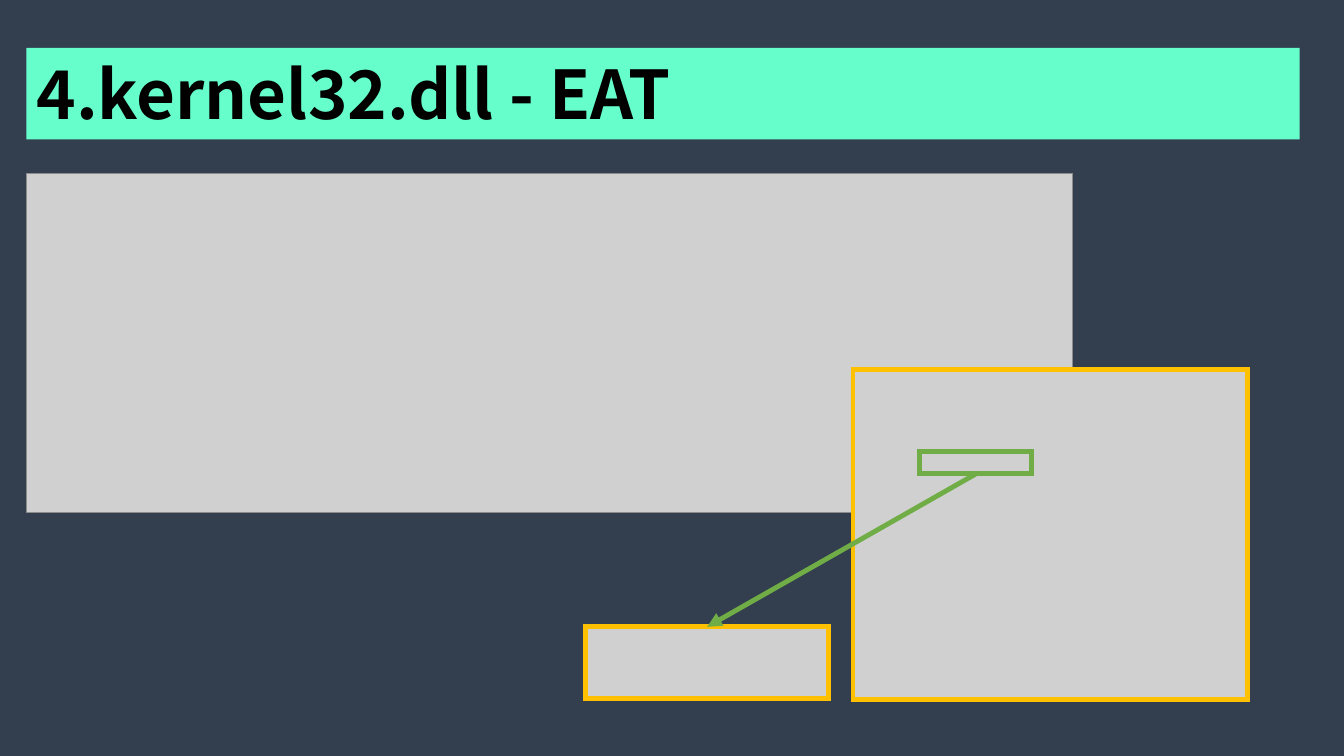
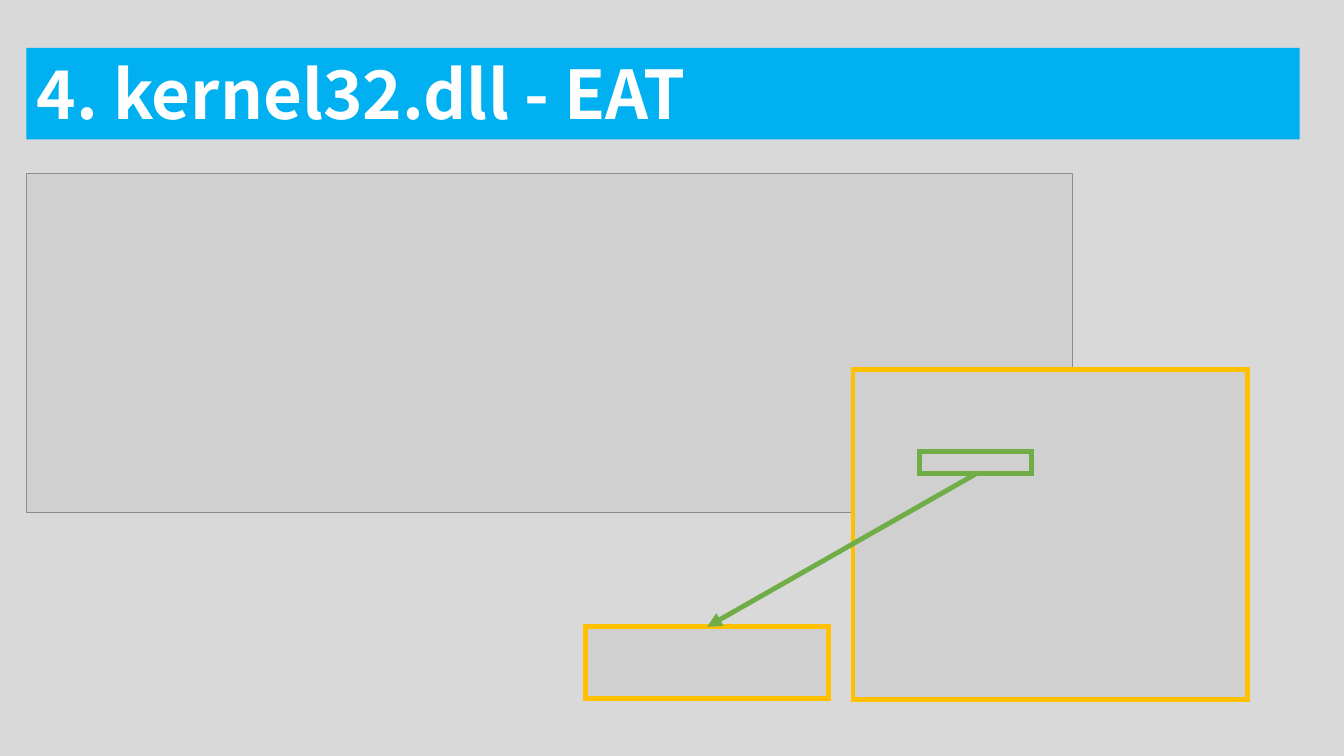
Before and after one commit to traitor0213/universal-shellcode, a slide deck: slide 20 of 123545.pptx (slide 19 before the commit). Drawn at 1344x756 pixels with LibreOffice and Linux fonts; fonts in the diff are those of the drawing; grey boxes stand for pictures. Boxes give left, top, right and bottom in pixels: in the first picture for what was removed or moved away, otherwise in the second. Text is boxed around its words. In the diff, an @@ line names an element or a change of style, - is before the commit and + after.

```diff
--- a/123545.pptx
+++ b/123545.pptx
@@ background #333F50 to #D9D9D9 @@
@@ rectangle "4. kernel32.dll - EAT" at [26,47,1300,139]: fill #66FFCC to #00B0F0 @@
@@ text in rectangle at [36,65,686,120]: text changed; text colour #000000 to #FFFFFF @@
-4.kernel32.dll - EAT
+4. kernel32.dll - EAT
```
Also in this commit, not shown: 19 other slides changed, 4 slides added, 3 slides removed.
